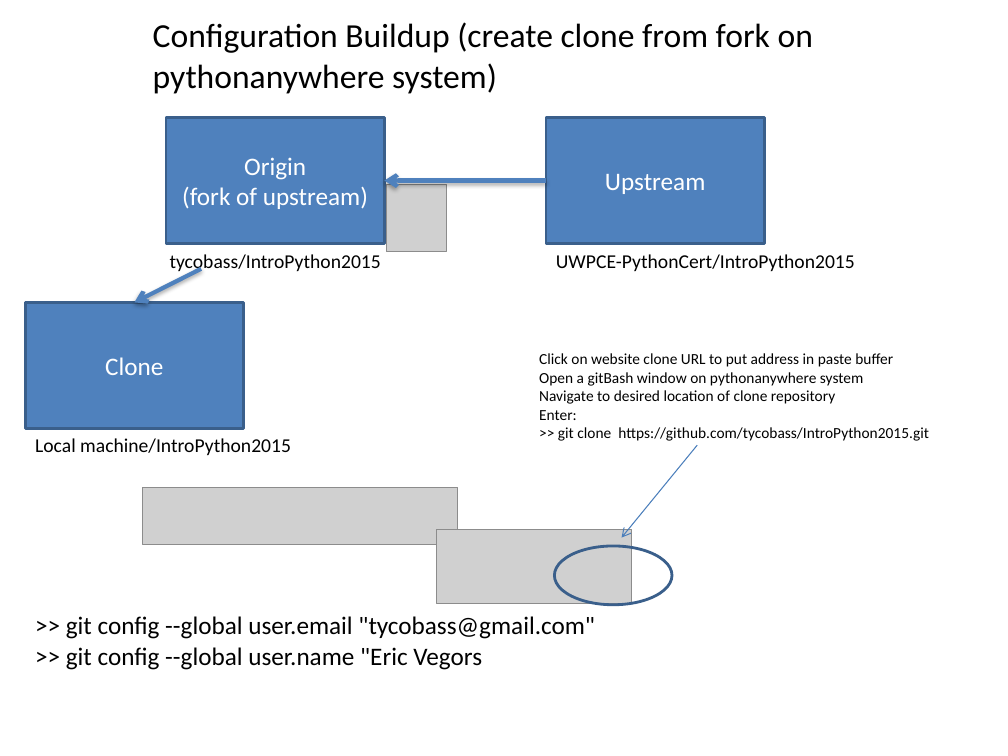
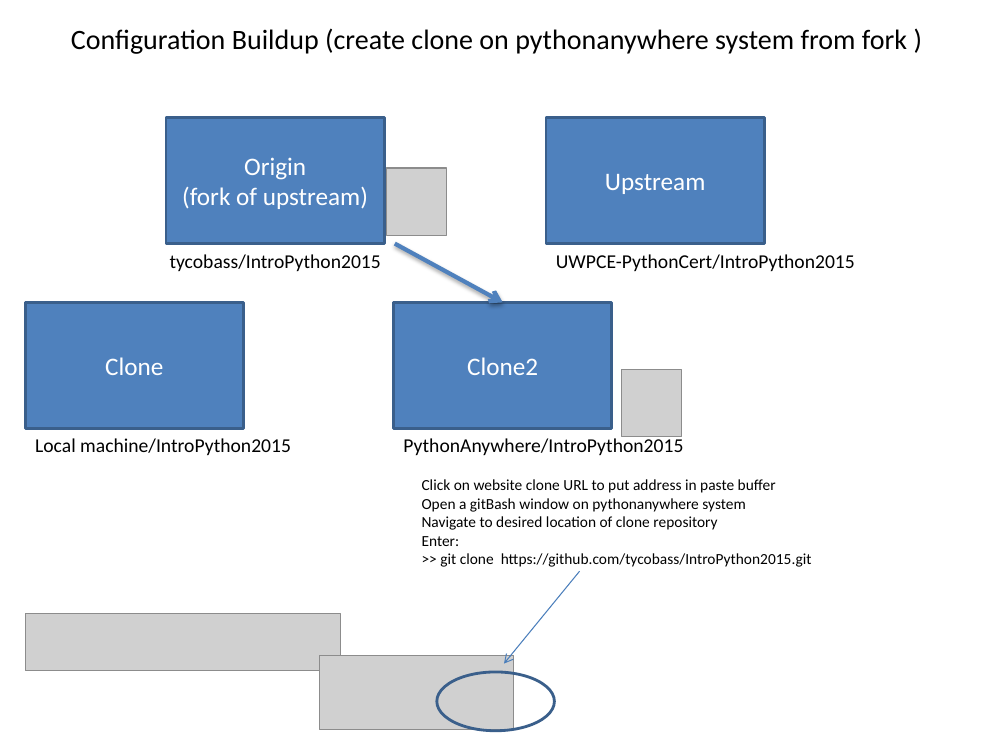
Before and after one commit to UWPCE-PythonCert/IntroToPython-2014, a slide deck: slide 3 of students/eric_v/debris/Using_git.pptx. Drawn at 1008x756 pixels with LibreOffice and Linux fonts; fonts in the diff are those of the drawing; grey boxes stand for pictures. Boxes give left, top, right and bottom in pixels: in the first picture for what was removed or moved away, otherwise in the second. Text is boxed around its words. In the diff, an @@ line names an element or a change of style, - is before the commit and + after.

```diff
--- a/students/eric_v/debris/Using_git.pptx
+++ b/students/eric_v/debris/Using_git.pptx
@@ text at [71, 28, 907, 54]: text changed; size 24 to 20 pt @@
-Configuration Buildup (create clone from fork on
-pythonanywhere system)
+Configuration Buildup (create clone on pythonanywhere system from fork )
@@ picture: place and size @@
-picture at [386, 184, 447, 252]
+picture at [386, 168, 447, 236]
@@ arrow removed from (201, 269) to (134, 302) @@
@@ arrow moved from (546, 180) - (384, 180) to (395, 244) - (503, 302) @@
@@ rectangle added at [393, 302, 612, 428], fill #4F81BD, outline #3A5F8C 2 pt, 18 pt, text #FFFFFF @@
+Clone2
@@ picture added at [622, 370, 682, 437] @@
@@ text added at [403, 436, 683, 455], 14 pt, text #000000 @@
+PythonAnywhere/IntroPython2015
@@ 1 picture, 1 text, 1 ellipse, 1 arrow: place and size @@
-1 picture, 1 text, 1 ellipse, 1 arrow at [143, 353, 929, 605]
+1 picture, 1 text, 1 ellipse, 1 arrow at [25, 479, 812, 731]
@@ text removed at [66, 616, 595, 670] @@
->> git config --global user.email "tycobass@gmail.com"
->> git config --global user.name "Eric Vegors
@@ picture: place and size @@
-picture at [436, 529, 631, 604]
+picture at [320, 655, 514, 730]
```
Also in this commit, not shown: 6 other slides changed, 3 slides added.
